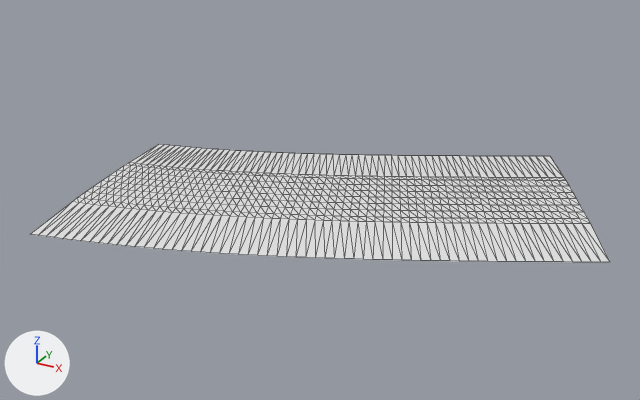
Renders of the glTF model public/assets/gen4/models/track-22.glb from each side of a commit.
Rendered twice from a camera (50 mm lens) standing at (350.8, -587.7, 50.9) and looking at (300.7, -496.7, 5.3). The axes (+X, +Y, +Z) are drawn at lower left. The lights are the same throughout. The older version comes first. Mesh edges are drawn as thin lines. Vertices at exactly the same position are counted once.

Objects in the first picture: 'track-22'.
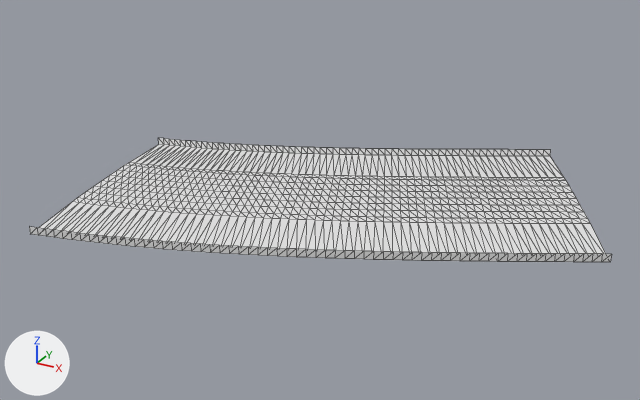
Diff of the bpy script that builds the scene:
```diff
--- a/public/assets/gen4/models/track-22.glb.py
+++ b/public/assets/gen4/models/track-22.glb.py
@@ me_track_22 @@
 # used by ob_track_22; location = (0.0, 0.0, 0.0)
-me_track_22.from_pydata(...)  # 693 vertices, 1240 faces; spans x 269.3..337.1, y -521.5..-468.5, z 5.1..6.4
+me_track_22.from_pydata(...)  # 819 vertices, 1488 faces; spans x 269.3..337.1, y -521.5..-468.5, z 5.1..6.9
+# me_track_22 part 1
+# 126 new vertices lie (0.0, 0.0, 1.0) away from vertices in x 269.3..337.1, y -521.5..-468.5, z 5.1..5.9
+# 248 new faces join them
```

Pixel boxes (x1, y1, x2, y2) of what changed, in the pictures (640 x 400 px):
'track-22', reshaped: before (31, 144, 610, 262); after (29, 138, 612, 262)
part 1 of me_track_22, added: after (29, 138, 612, 262)
